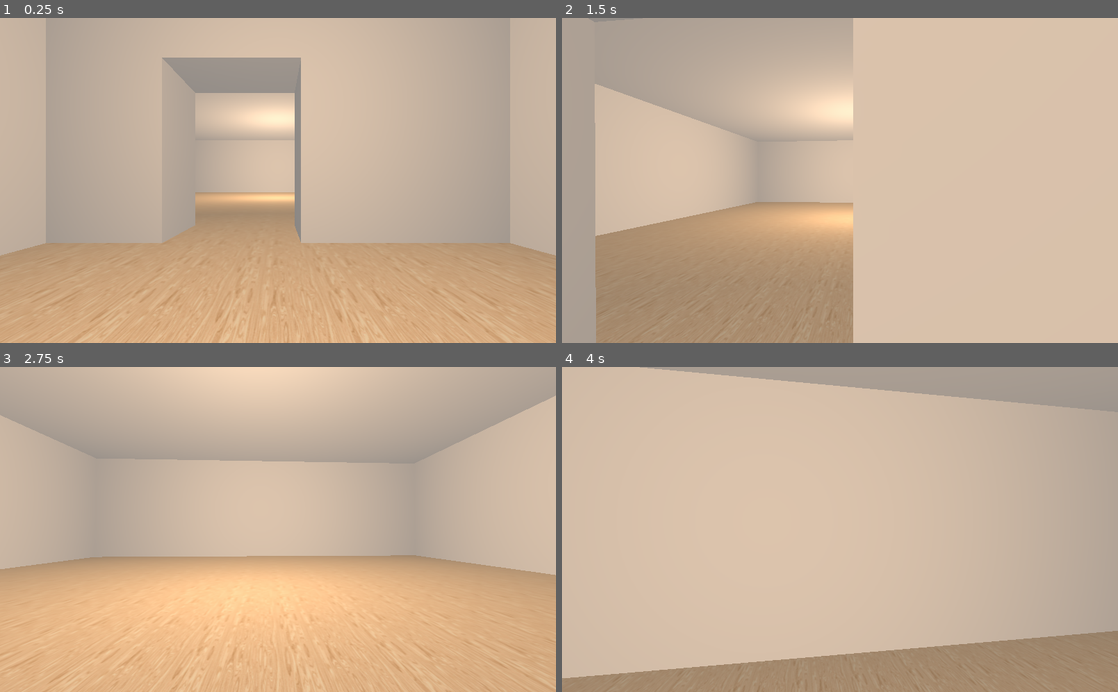
Above: before the commit, frames 1-4 (two rows, left to right).
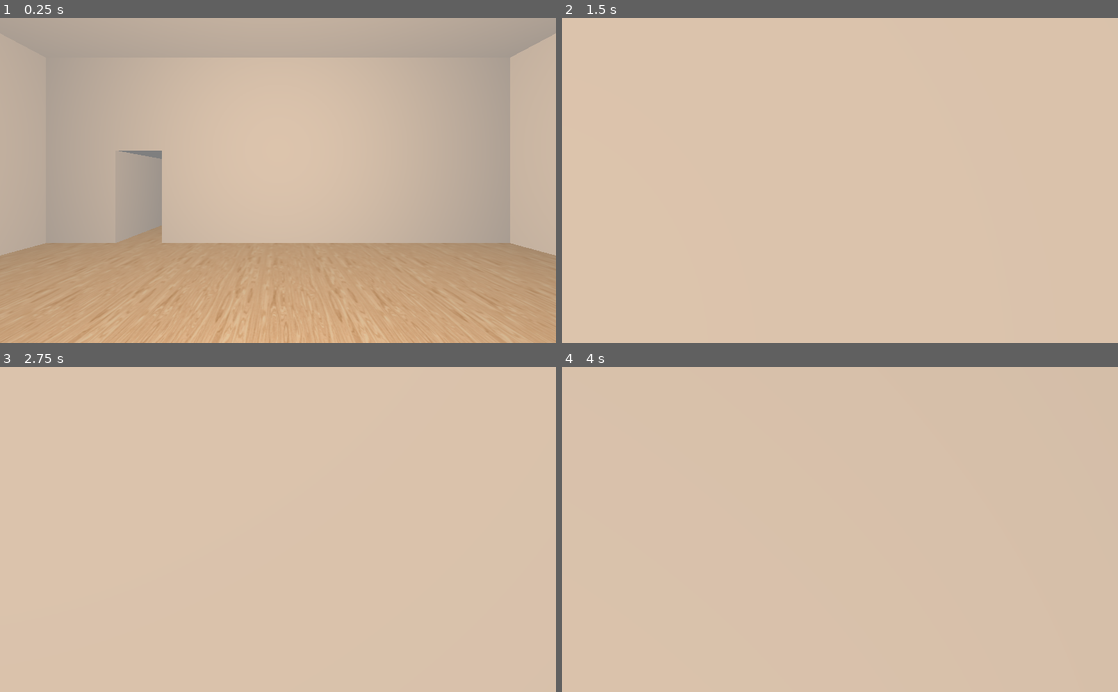
Above: after the commit, the same moments.

Repository: m4ym4y/museum-of-all-things
Game: Godot game, scene res://Main.tscn
Same seed, same stepped clock (60 frames per second), same inputs: the game is played once before the commit and once after it.
Inputs (mouse positions are in pixels of both pictures, inside the frame that each line leads up to):
- Up to frame 1 (0.25 s): no input
- Up to frame 2 (1.5 s): tap Enter at 0.5 s; move the mouse to (867, 180) at 0.52 s; press the mouse at (867, 180) at 0.53 s; hold W (move_forward) from 0.53 s (still down); tap Space (jump) at 0.77 s; move the mouse to (812, 180) at 1.27 s; release the mouse at (812, 180) at 1.28 s; tap Ctrl (crouch) at 1.35 s
- Up to frame 3 (2.75 s): keep holding W (move_forward); tap Space (jump) at 1.52 s; move the mouse to (289, 523) at 2.02 s; press the mouse at (289, 523) at 2.03 s
- Up to frame 4 (4 s): keep holding W (move_forward); move the mouse to (834, 536) at 2.77 s; release the mouse at (834, 536) at 2.78 s; tap Ctrl (crouch) at 2.85 s; tap Space (jump) at 3.02, 3.77 s; move the mouse to (878, 532) at 3.52 s; press the mouse at (878, 532) at 3.53 s

The runs differ from the first frame. In frame 1, 13% of the frame differs, in the area x 0-100%, y 0-70%; in frame 2, 37%; in frame 3, 66%, in the area x 0-100%, y 0-100%; in frame 4, 25%.

Commit message:
function to attach rooms together

Diff:
--- a/Main.gd
+++ b/Main.gd
@@ -9,6 +9,14 @@
 # north = +x
 # west = -z
 
+const THICKNESS = 1
+const OPPOSING_WALL_MAP = {
+	"NorthWall": "SouthWall",
+	"SouthWall": "NorthWall",
+	"WestWall": "EastWall",
+	"EastWall": "WestWall"
+}
+
 # Called when the node enters the scene tree for the first time.
 func _ready():
 	Input.set_mouse_mode(Input.MOUSE_MODE_CAPTURED)
@@ -16,14 +24,23 @@
 	var first_room = room_scene.instance()
 	var second_room = room_scene.instance()
 
-	first_room.init(10, 10, 6)
-	first_room.get_node("NorthWall").add_door(4, 3, 4)
+	first_room.init(10, 10, 4)
+	second_room.init(20, 20, 4)
+	attach_room(first_room, second_room, "NorthWall", 2, 1, 2)
+
 	add_child(first_room)
+	add_child(second_room)
 
-	second_room.init(20, 20, 6)
-	second_room.get_node("SouthWall").add_door(9, 3, 4)
-	second_room.set_translation(Vector3(0, 0, -17))
-	add_child(second_room)
+func attach_room (room1, room2, room1_wall_name, door_left, door_width, door_height):
+	room1.get_node(room1_wall_name).add_door(door_left, door_width, door_height)
+
+	var room2_wall = room2.get_node(OPPOSING_WALL_MAP[room1_wall_name])
+	room2_wall.add_door(room2_wall.wall_width / 2.0, door_width, door_height)
+
+	if room1_wall_name == "NorthWall" or room1_wall_name == "SouthWall":
+		room2.set_translation(Vector3(door_left - room1.room_width / 2.0, 0, -room2.room_length / 2.0 - room1.room_length / 2.0 - 2 * THICKNESS))
+	else:
+		room2.set_translation(Vector3(room2.room_width / 2.0, 0, door_left))
 
 func _input(event):
 	if event.is_action_pressed("ui_cancel"):
--- a/Room.gd
+++ b/Room.gd
@@ -5,9 +5,16 @@
 # var b = "text"
 
 const THICKNESS = 1
+var room_width
+var room_length
+var room_height
 
 # Called when the node enters the scene tree for the first time.
 func init(width, length, height):
+	room_width = width
+	room_length = length
+	room_height = height
+
 	$Floor.init(width, length)
 
 	$WestWall.init(length, height)
